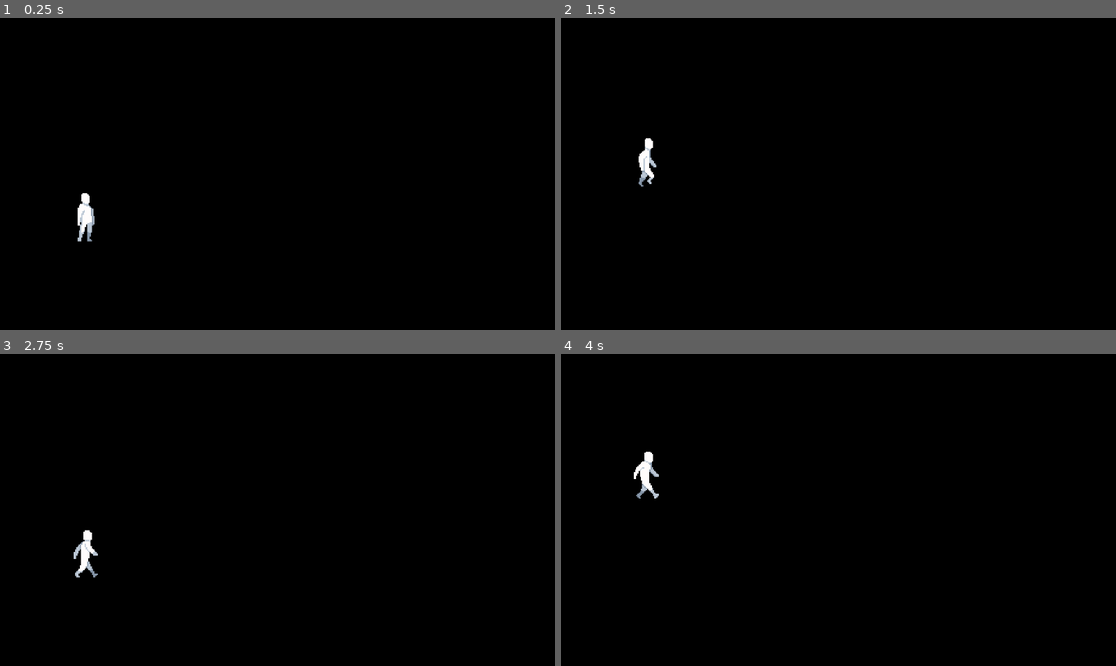
Above: before the commit, frames 1-4 (two rows, left to right).
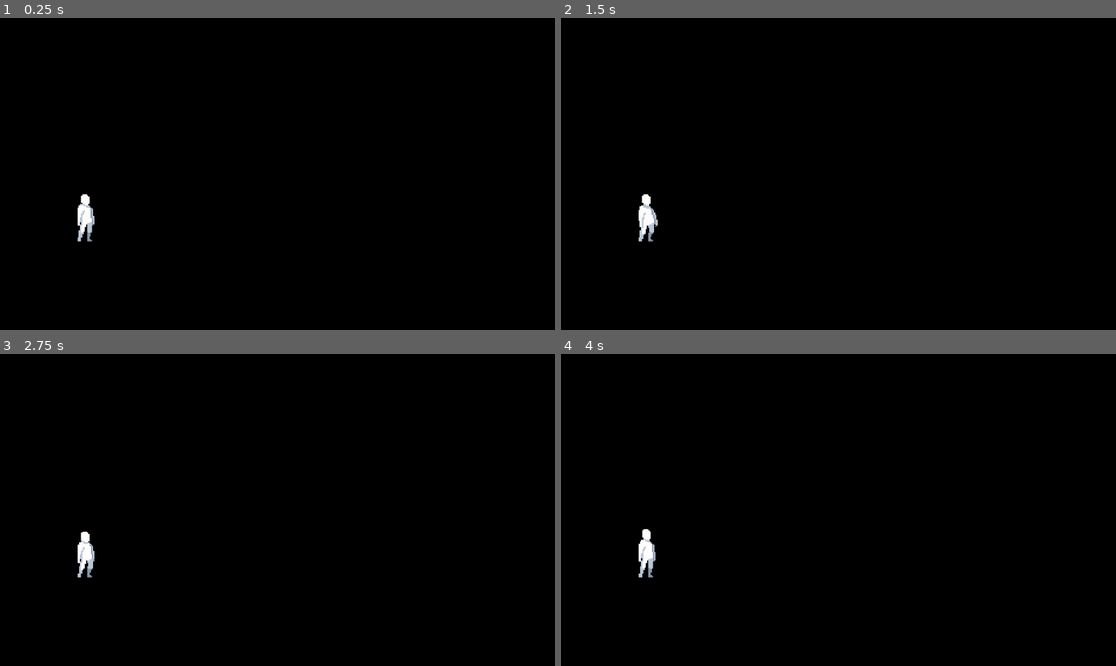
Above: after the commit, the same moments.

Repository: AlissonLamarque/Shovel-GameJam
Game: Godot game, scene res://scenes/main.tscn
Same seed, same stepped clock (60 frames per second), same inputs: the game is played once before the commit and once after it.
Inputs:
- Up to frame 1 (0.25 s): no input
- Up to frame 2 (1.5 s): tap Enter (ui_accept) at 0.5, 0.6, 0.77, 1.07, 1.35 s; hold Right (ui_right) from 0.53 s (still down)
- Up to frame 3 (2.75 s): tap Enter (ui_accept) at 1.52, 1.82, 2.1 s; release Right (ui_right) at 2.03 s; hold Left (ui_left) from 2.03 s (still down)
- Up to frame 4 (4 s): release Left (ui_left) at 2.78 s; hold Right (ui_right) from 2.78 s (still down); tap Enter (ui_accept) at 2.85, 3.02, 3.32, 3.6, 3.77 s

The runs differ from the first frame. In frame 1, less than 0.1% of the frame differs, in the area x 14-17%, y 56-72%; in frame 2, 0.6%; in frame 3, 0.3%; in frame 4, 0.7%, in the area x 13-18%, y 31-72%.

Commit message:
Movement mechanics working

Diff:
--- a/scenes/player.tscn
+++ b/scenes/player.tscn
@@ -516,9 +516,13 @@
 position = Vector2(1, -42)
 sprite_frames = SubResource("SpriteFrames_v5cpl")
 animation = &"idle"
-frame_progress = 0.832055
+frame_progress = 0.774455
 
 [node name="CollisionShape2D" type="CollisionShape2D" parent="."]
 visible = false
 position = Vector2(1, -19)
 shape = SubResource("CapsuleShape2D_dlm0b")
+
+[node name="StepTimer" type="Timer" parent="."]
+wait_time = 0.5
+one_shot = true
--- a/scripts/player.gd
+++ b/scripts/player.gd
@@ -1,24 +1,115 @@
+# player_controller.gd
+# Script para um CharacterBody2D controlado por cliques alternados de setas.
+# A velocidade do personagem é baseada na rapidez com que o jogador alterna
+# entre as teclas esquerda e direita.
+
 extends CharacterBody2D
 
+# --- Variáveis de Movimento (Ajuste no Inspetor) ---
+@export_group("Parâmetros de Corrida")
+@export var max_speed: float = 450.0 # A velocidade máxima que o personagem pode atingir.
+@export var speed_boost_factor: float = 35000.0 # Fator principal para calcular o impulso. Ajuste para sentir a velocidade ideal.
+@export var deceleration: float = 15.0 # Quão rápido o personagem para quando os cliques cessam. Um valor maior significa uma parada mais abrupta.
+@export var input_timeout: float = 0.4 # Tempo em segundos para considerar que o jogador parou de clicar e começar a desacelerar.
+@export var initial_speed: float = 60.0 # Uma pequena velocidade inicial para o personagem sair do lugar.
+@export var same_key_penalty: float = 0.25 # Penalidade ao clicar na mesma tecla (ex: 0.25 = perde 25% da velocidade atual).
 
-const SPEED = 300.0
-const JUMP_VELOCITY = -400.0
+# --- Variáveis de Física ---
+@export_group("Física")
+@export var gravity_scale: float = 1.0 # Multiplicador para a gravidade padrão do projeto.
 
-@onready var anim: AnimatedSprite2D = $AnimatedSprite2D
+# Variável para armazenar a gravidade do projeto.
+var gravity = ProjectSettings.get_setting("physics/2d/default_gravity")
+
+# --- Variáveis de Controle Interno (Não mexer) ---
+var _current_speed: float = 0.0
+var _last_press_time: int = 0 # Usaremos milissegundos (ticks) para mais precisão.
+var _last_key_direction: int = 0 # -1 para esquerda, 1 para direita, 0 para nenhum.
+var _time_since_last_input: float = 0.0
+
+# --- Referências de Nós ---
+# Garanta que seu personagem tenha um nó AnimatedSprite2D para o visual.
+@onready var animated_sprite: AnimatedSprite2D = $AnimatedSprite2D
+
 
 func _physics_process(delta: float) -> void:
+	# 1. APLICAR GRAVIDADE
 	if not is_on_floor():
-		velocity += get_gravity() * delta
+		velocity.y += gravity * gravity_scale * delta
 
-	# Handle jump.
-	if Input.is_action_just_pressed("ui_accept") and is_on_floor():
-		velocity.y = JUMP_VELOCITY
+	# 2. GERENCIAR DESACELERAÇÃO
+	_time_since_last_input += delta
+	if _time_since_last_input > input_timeout:
+		_current_speed = lerp(_current_speed, 0.0, deceleration * delta)
 
-	var direction := Input.get_axis("ui_left", "ui_right")
-	if direction:
-		anim.play("walk")
+	# 3. APLICAR MOVIMENTO HORIZONTAL (DESATIVADO)
+	# A linha abaixo foi comentada para impedir que o personagem se mova.
+	# velocity.x = _current_speed * _last_key_direction
+
+	# 4. ATUALIZAR ANIMAÇÕES
+	_update_animation()
+
+	# 5. MOVER O PERSONAGEM
+	# move_and_slide() ainda é chamado para aplicar a gravidade e manter a física do chão.
+	move_and_slide()
+
+
+func _input(event: InputEvent) -> void:
+	if not event is InputEventKey or not event.is_pressed():
+		return
+
+	var current_direction: int = 0
+	if event.is_action_pressed("ui_left"):
+		current_direction = -1
+	elif event.is_action_pressed("ui_right"):
+		current_direction = 1
+
+	if current_direction == 0:
+		return
+
+	# --- LÓGICA DE VELOCIDADE (CORRIGIDA E SIMPLIFICADA) ---
+
+	# Reinicia o contador de timeout.
+	_time_since_last_input = 0.0
+
+	# A linha abaixo foi comentada para impedir que o sprite vire.
+	# animated_sprite.flip_h = (current_direction == -1)
+
+	# CASO 1: É o primeiro clique da corrida.
+	if _last_key_direction == 0:
+		_current_speed = initial_speed
+
+	# CASO 2: O jogador alternou a direção (o que queremos!).
+	elif current_direction != _last_key_direction:
+		var time_now: int = Time.get_ticks_msec()
+		var time_diff: int = time_now - _last_press_time
+		if time_diff > 0:
+			var speed_from_timing = speed_boost_factor / float(time_diff)
+			# Aumenta a velocidade, mas sem deixar que ela caia abaixo da atual.
+			_current_speed = clamp(speed_from_timing, _current_speed, max_speed)
+
+	# CASO 3: O jogador pressionou a mesma tecla (NOVA LÓGICA).
+	elif current_direction == _last_key_direction:
+		# Penaliza a velocidade, reduzindo-a pelo fator de penalidade.
+		_current_speed *= (1.0 - same_key_penalty)
+
+	# Em todos os casos de clique válido, atualizamos o tempo e a direção.
+	_last_press_time = Time.get_ticks_msec()
+	_last_key_direction = current_direction
+
+
+func _update_animation() -> void:
+	# Lógica de animação revisada para ser mais clara.
+	if is_on_floor():
+		# Usamos uma cadeia if/elif para garantir que apenas uma animação toque por vez.
+		# Verificamos da mais rápida para a mais lenta.
+		if _current_speed >= 400:
+			animated_sprite.play("run_fast")
+		elif _current_speed >= 200:
+			animated_sprite.play("run")
+		elif _current_speed > 10.0: # Um pequeno limiar para evitar "walk" quando quase parado.
+			animated_sprite.play("walk")
+		else:
+			animated_sprite.play("idle")
 	else:
-		anim.play("stop_running")
-		anim.play("idle")
-
-	move_and_slide()
+		animated_sprite.play("jump")
